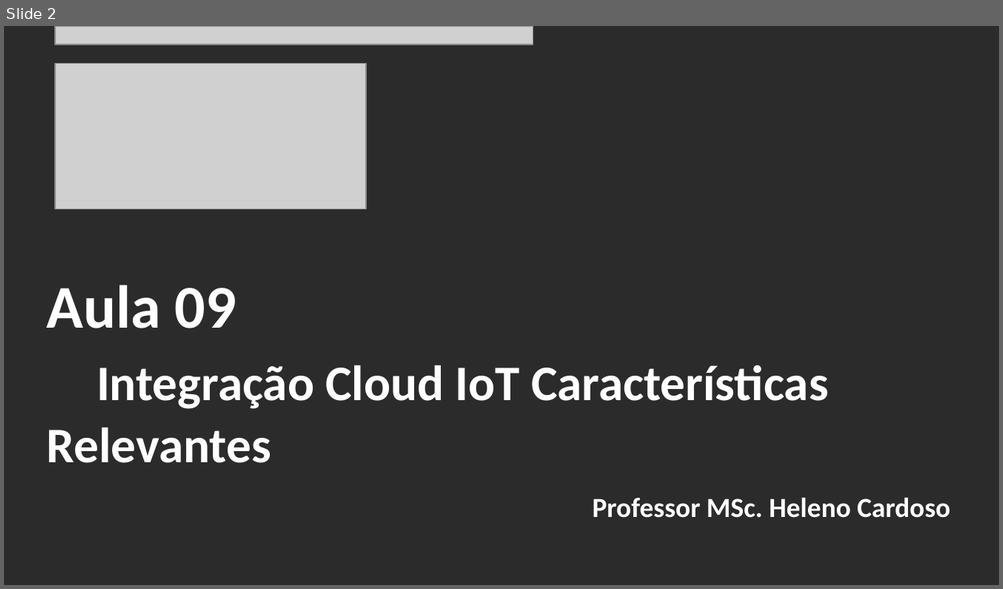
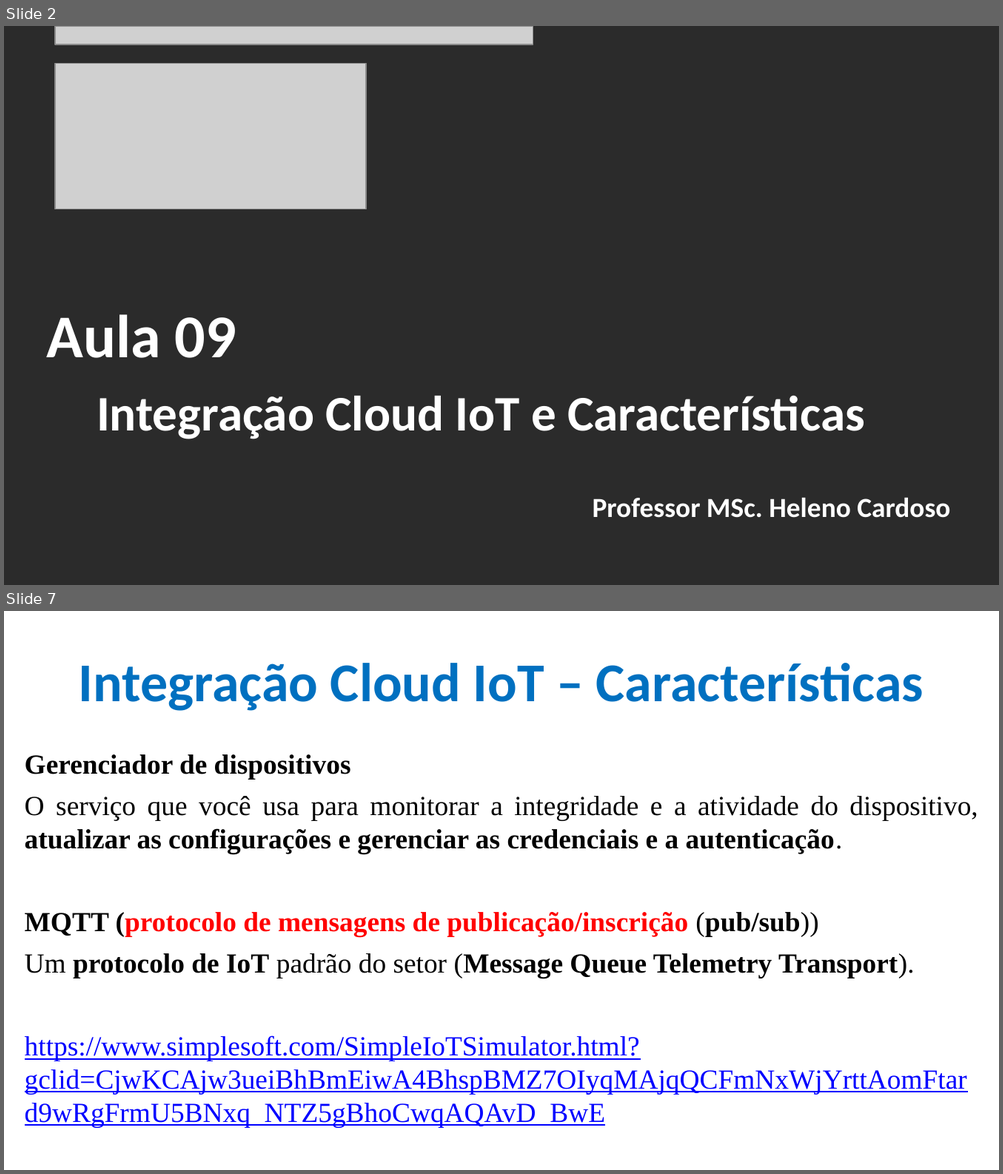
Before and after one commit to CloudEducationBrazil/WydenArea1AplicacaoCloudIndustria40Python, a slide deck: 01 Classes/Aula 09 - Aplicação Cloud Indústria 40 Python IoT - Integração Cloud IoT Características Relevantes.pptx. Shown one above the other, each under a label of ours: slide 2 before the commit, slides 2 and 7 after it; the slides between them are not shown. The pictures are 1003x589 and 1003x1174 pixels, drawn with LibreOffice and Linux fonts; fonts in the diff are those of the drawing; grey boxes stand for pictures; background and template pictures are left out; a plain dark background stands for a picture behind light text. Boxes give left, top, right and bottom in pixels: in the first picture for what was removed or moved away, otherwise in the second. Text is boxed around its words. In the diff, an @@ line names an element or a change of style, - is before the commit and + after.

Commit message:
Aula 09 Cloud IoT Python Indústria 4.0 e Outros 09maio2023

```diff
--- a/01 Classes/Aula 09 - Aplicação Cloud Indústria 40 Python IoT - Integração Cloud IoT Características Relevantes.pptx
+++ b/01 Classes/Aula 09 - Aplicação Cloud Indústria 40 Python IoT - Integração Cloud IoT Características Relevantes.pptx
@@ slide 7 added at (4, 611, 999, 1170), background picture (left out) @@
@@ title added at (79, 663, 923, 711), 39.6 pt, text #0070C0, bold @@
+Integração Cloud IoT – Características
@@ text added at (25, 755, 977, 1128), 20 pt, text #000000 @@
+Gerenciador de dispositivos
+O serviço que você usa para monitorar a integridade e a atividade do dispositivo, atualizar as configurações e gerenciar as credenciais e a autenticação.
+MQTT (protocolo de mensagens de publicação/inscrição (pub/sub))
+Um protocolo de IoT padrão do setor (Message Queue Telemetry Transport).
+https://www.simplesoft.com/SimpleIoTSimulator.html?gclid=CjwKCAjw3ueiBhBmEiwA4BhspBMZ7OIyqMAjqQCFmNxWjYrttAomFtard9wRgFrmU5BNxq_NTZ5gBhoCwqAQAvD_BwE
@@ slide 2 changed as well @@
@@ title at (47, 315, 865, 440): text changed @@
-Aula 09
-Integração Cloud IoT Características Relevantes
+Aula 09
+Integração Cloud IoT e Características
```
Also in this commit, not shown: 4 other slides changed, 19 other slides added, 2 slides removed, 4 other files.
